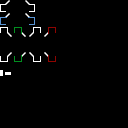
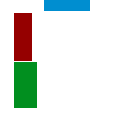
Layered file, before and after one edit (w=128, h=128). Changes by layer:
removed layer "Enemies Cursor Over" over [44, 27, 56, 62]
removed layer "Enemies" over [29, 27, 41, 62]
removed layer "Allies Cursor Over" over [14, 27, 26, 62]
removed layer "Allies" over [0, 27, 12, 62]
removed layer "Modules Cursor Over" over [0, 13, 35, 25]
removed layer "Modules" over [0, 0, 35, 12]
removed layer "Layer 1" over [0, 0, 128, 128]
added layer "Layer 9" above "Layer 10" over [14, 0, 90, 108]
added layer "Layer 10" above "Layer 8" over [0, 0, 128, 128]
